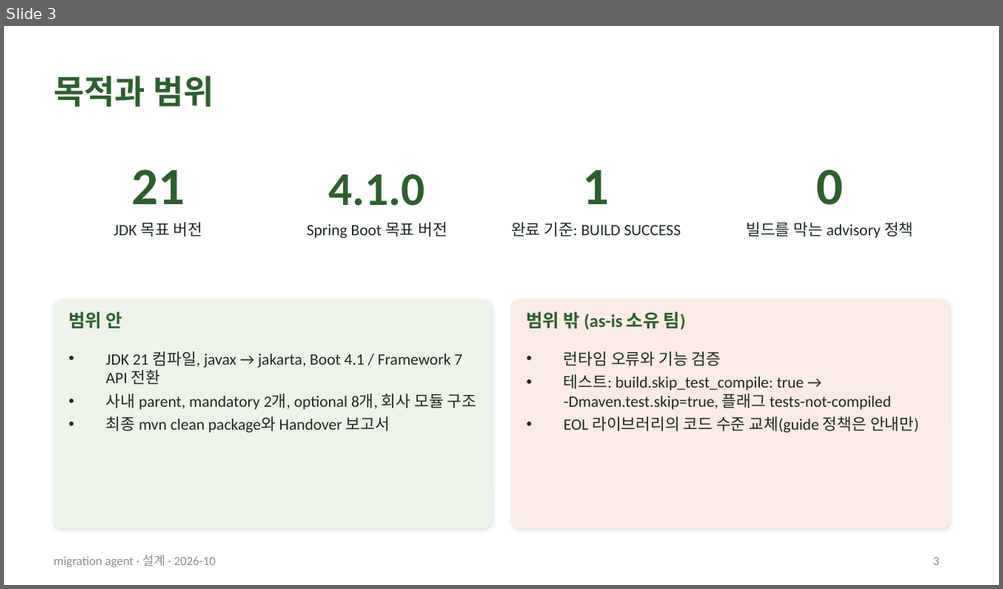
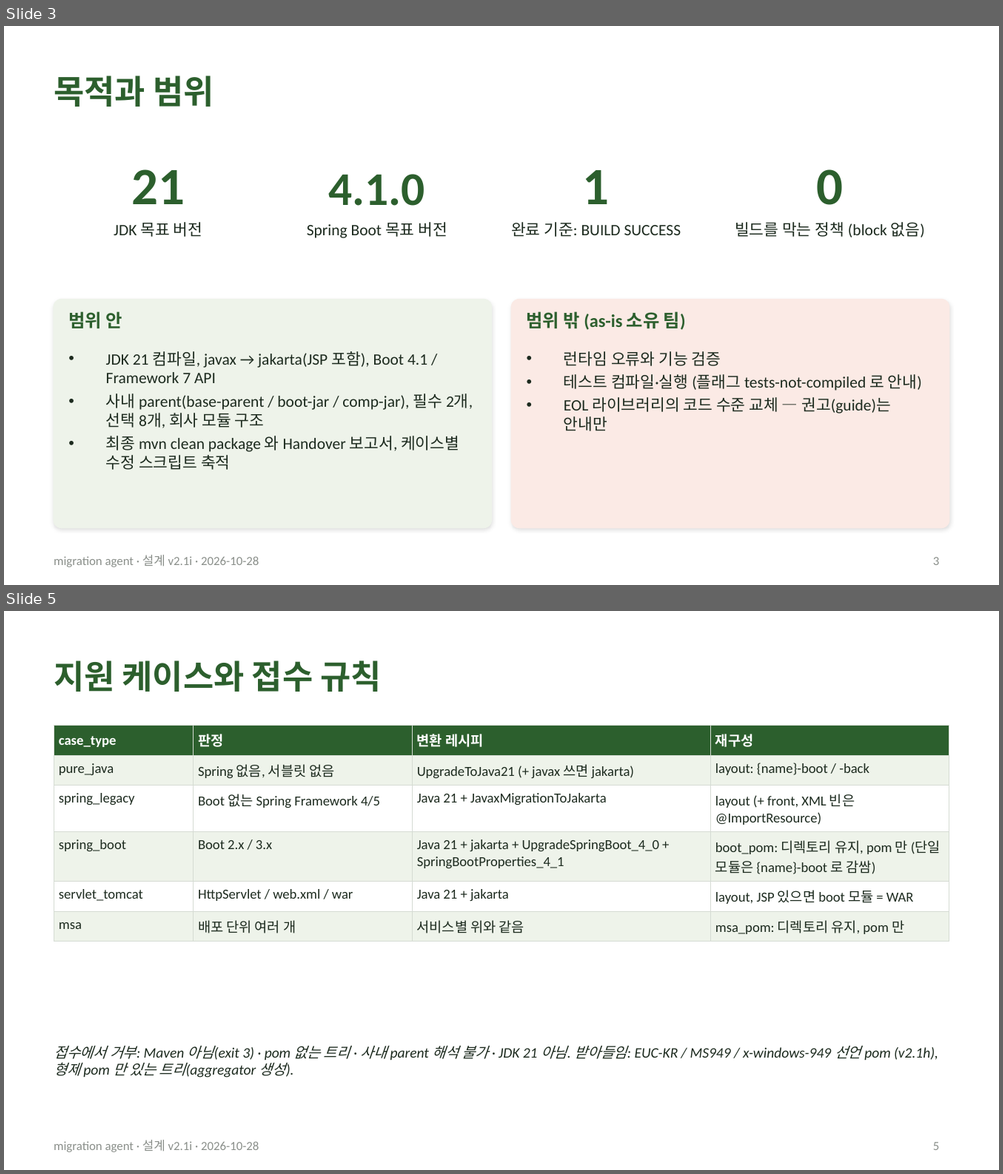
Before and after one commit to acandiatale/tutu, a slide deck: docs/migration-agent/migration-agent.pptx. Shown one above the other, each under a label of ours: slide 3 before the commit, slides 3 and 5 after it; the slides between them are not shown. The pictures are 1003x589 and 1003x1174 pixels, drawn with LibreOffice and Linux fonts; fonts in the diff are those of the drawing. Boxes give left, top, right and bottom in pixels: in the first picture for what was removed or moved away, otherwise in the second. Text is boxed around its words. In the diff, an @@ line names an element or a change of style, - is before the commit and + after.

```diff
--- a/docs/migration-agent/migration-agent.pptx
+++ b/docs/migration-agent/migration-agent.pptx
@@ slide 5 added at bbox=[4, 611, 999, 1170], background #FFFFFF; not listed: 1 template element that a slide beside it also shows @@
@@ title added at bbox=[54, 661, 381, 692], 24 pt, text #2C5F2D, bold @@
+지원 케이스와 접수 규칙
@@ table added at bbox=[54, 726, 949, 937], 6 rows, 4 columns @@
+case_type | 판정 | 변환 레시피 | 재구성
+pure_java | Spring 없음, 서블릿 없음 | UpgradeToJava21 (+ javax 쓰면 jakarta) | layout: {name}-boot / -back
+spring_legacy | Boot 없는 Spring Framework 4/5 | Java 21 + JavaxMigrationToJakarta | layout (+ front, XML 빈은 @ImportResource)
+spring_boot | Boot 2.x / 3.x | Java 21 + jakarta + UpgradeSpringBoot_4_0 + SpringBootProperties_4_1 | boot_pom: 디렉토리 유지, pom 만 (단일 모듈은 {name}-boot 로 감쌈)
+servlet_tomcat | HttpServlet / web.xml / war | Java 21 + jakarta | layout, JSP 있으면 boot 모듈 = WAR
+msa | 배포 단위 여러 개 | 서비스별 위와 같음 | msa_pom: 디렉토리 유지, pom 만
@@ text added at bbox=[54, 1045, 938, 1078], 10.5 pt, text #1C2A1E, italic @@
+접수에서 거부: Maven 아님(exit 3) · pom 없는 트리 · 사내 parent 해석 불가 · JDK 21 아님. 받아들임: EUC-KR / MS949 / x-windows-949 선언 pom (v2.1h), 형제 pom 만 있는 트리(aggregator 생성).
@@ page number added at bbox=[933, 1142, 939, 1150], 9 pt, text #8A8F8A @@
+5
@@ slide 3 changed as well @@
@@ text at bbox=[734, 222, 925, 238]: text changed @@
-빌드를 막는 advisory 정책
+빌드를 막는 정책 (block 없음)
@@ text at bbox=[106, 352, 472, 470]: text changed @@
-• JDK 21 컴파일, javax → jakarta, Boot 4.1 / Framework 7 API 전환
-• 사내 parent, mandatory 2개, optional 8개, 회사 모듈 구조
-• 최종 mvn clean package와 Handover 보고서
+• JDK 21 컴파일, javax → jakarta(JSP 포함), Boot 4.1 / Framework 7 API
+• 사내 parent(base-parent / boot-jar / comp-jar), 필수 2개, 선택 8개, 회사 모듈 구조
+• 최종 mvn clean package 와 Handover 보고서, 케이스별 수정 스크립트 축적
@@ text at bbox=[563, 375, 922, 432]: text changed @@
-• 테스트: build.skip_test_compile: true → -Dmaven.test.skip=true, 플래그 tests-not-compiled
-• EOL 라이브러리의 코드 수준 교체(guide 정책은 안내만)
+• 테스트 컴파일·실행 (플래그 tests-not-compiled 로 안내)
+• EOL 라이브러리의 코드 수준 교체 — 권고(guide)는 안내만
@@ text at bbox=[54, 555, 259, 568]: text changed @@
-migration agent · 설계 · 2026-10
+migration agent · 설계 v2.1i · 2026-10-28
```
Also in this commit, not shown: 9 other slides changed, 26 other slides added, 35 slides removed, 31 other files.
